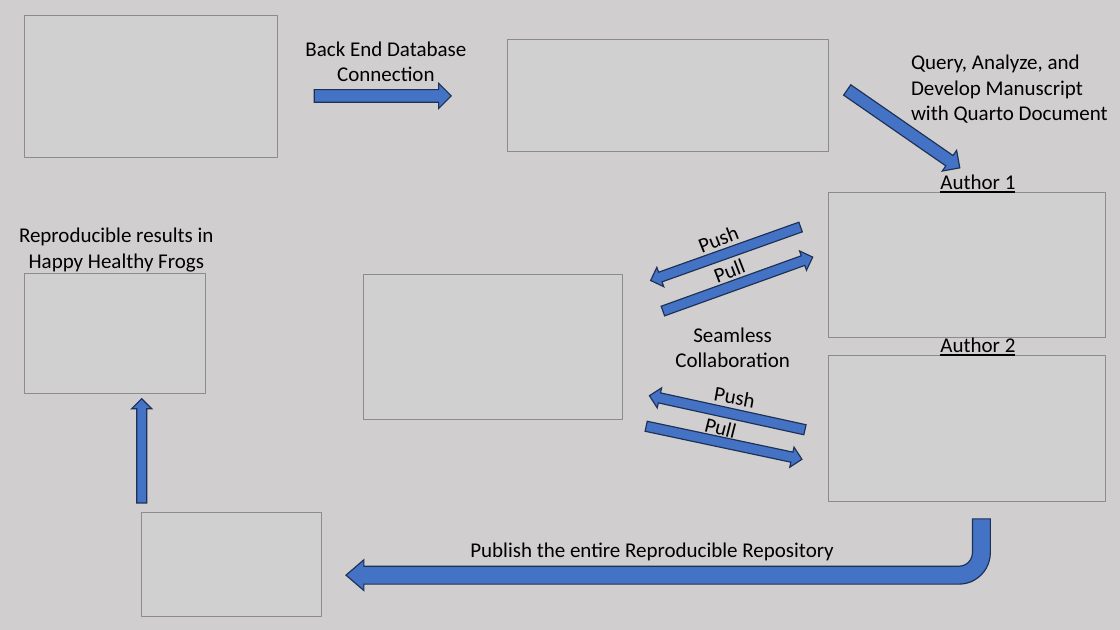
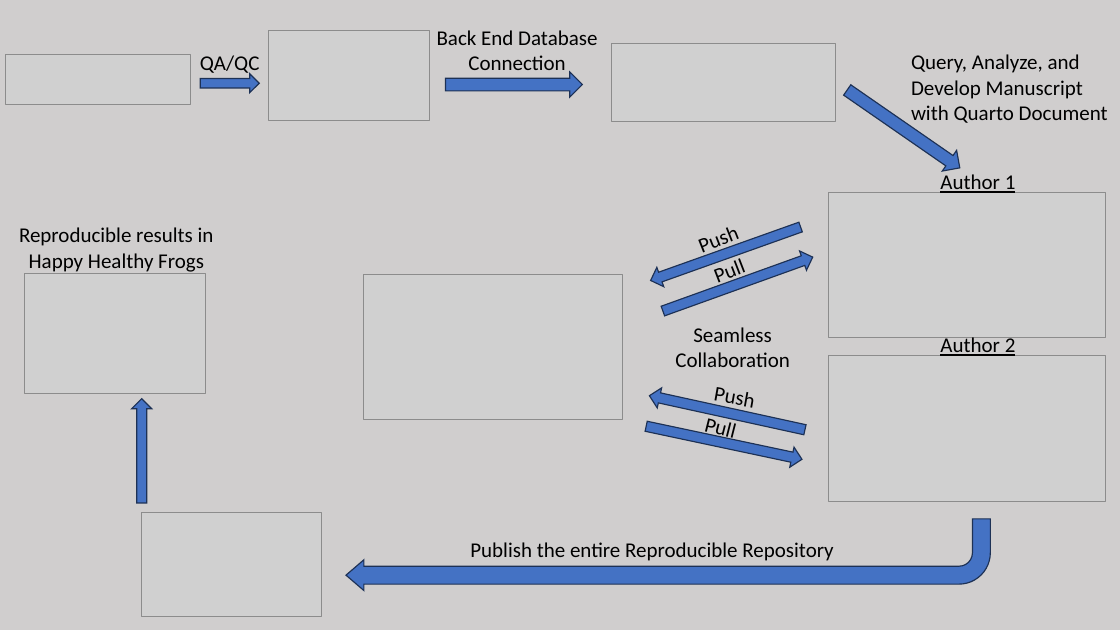
Before and after one commit to Jake-Eisaguirre/OpenScience_NSFPresentation, a slide deck: slide 1 of repro_pipeline/reproducible_pipeline.pptx. Drawn at 1120x630 pixels with LibreOffice and Linux fonts; fonts in the diff are those of the drawing; grey boxes stand for pictures. Boxes give left, top, right and bottom in pixels: in the first picture for what was removed or moved away, otherwise in the second. Text is boxed around its words. In the diff, an @@ line names an element or a change of style, - is before the commit and + after.

```diff
--- a/repro_pipeline/reproducible_pipeline.pptx
+++ b/repro_pipeline/reproducible_pipeline.pptx
@@ text "Back End Database Connection": place and size @@
-text "Back End Database Connection" at box(305, 41, 466, 81)
+text "Back End Database Connection" at box(437, 30, 597, 70)
@@ picture added at box(5, 55, 191, 104) @@
@@ text added at box(200, 55, 260, 77), 18 pt, text #000000 @@
+QA/QC
@@ picture: place and size @@
-picture at box(25, 16, 278, 157)
+picture at box(269, 31, 429, 121)
@@ picture: place and size @@
-picture at box(508, 39, 829, 152)
+picture at box(612, 43, 835, 121)
@@ down arrow added at box(200, 74, 259, 92), fill #4472C4, outline #1E3256 1 pt @@
@@ down arrow: place and size @@
-down arrow at box(315, 84, 452, 109)
+down arrow at box(446, 72, 583, 97)
```
Also in this commit, not shown: 3 other files.
